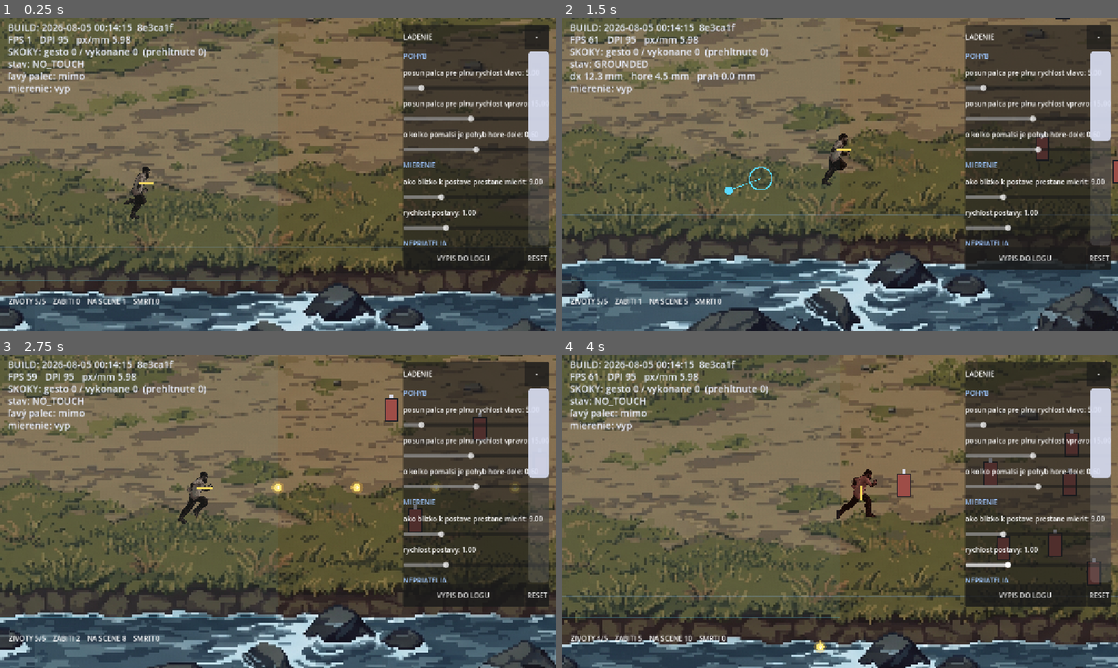
Above: before the commit, frames 1-4 (two rows, left to right).
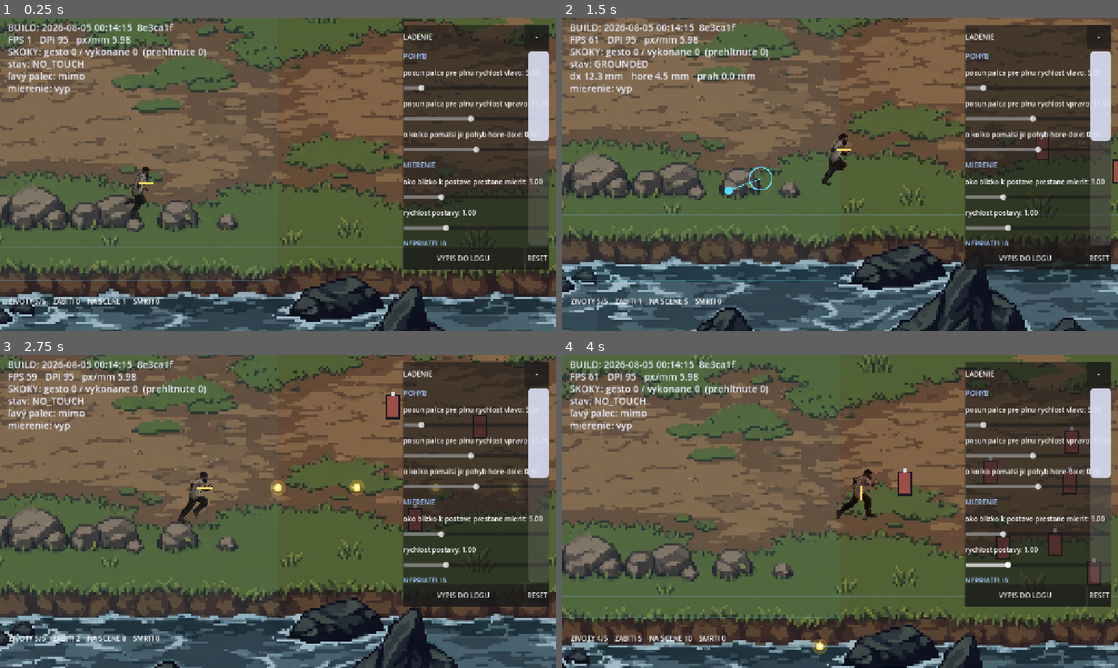
Above: after the commit, the same moments.

Repository: belispav/slavs
Game: Godot game, scene res://scenes/main.tscn
Two runs of this game, one before a commit and one after it. Both use one fixed random seed, a clock stepped at 60 frames per second and the inputs below.
Inputs (mouse positions are in pixels of both pictures, inside the frame that each line leads up to):
- Up to frame 1 (0.25 s): no input
- Up to frame 2 (1.5 s): tap Enter (ui_accept) at 0.5, 0.77 s; move the mouse to (962, 158) at 0.52 s; hold D 0.53-1.25 s; hold Space 0.53-1.25 s; click (962, 158) at 0.67 s; drag from (728, 190) to (823, 155) at 1.27 s
- Up to frame 3 (2.75 s): move the mouse to (333, 442) at 2.02 s; hold A from 2.03 s (still down); hold L from 2.03 s (still down)
- Up to frame 4 (4 s): release A at 2.75 s; release L at 2.75 s; drag from (812, 574) to (1084, 486) at 2.77 s; move the mouse to (1006, 558) at 3.52 s; hold D from 3.53 s (still down); hold K from 3.53 s (still down); tap Enter (ui_accept) at 3.77 s

The runs differ from the first frame. In frame 1, 38% of the frame differs, in the area x 0-100%, y 0-100%; in frame 2, 38%; in frame 3, 39%; in frame 4, 37%.

Commit message:
Weapons hang off the hand bone; backgrounds get a scale to draw to
A weapon pinned over the character as a separate sprite is wrong the moment the
character moves - a matchlock that never comes to the shoulder, a sword that
never swings. The hand is already animated, so a weapon parented to the hand
bone is animated too, for free. blender_attach_weapon.py builds one from boxes
and eight-sided cylinders, which is all that survives 121 pixels, and hangs it
on whichever bone the rig calls its hand.

The order is the opposite of what one expects and worth stating: Mixamo refuses
to rig a model holding anything, so the character is rigged empty-handed, the
animation is downloaded, and the weapon goes on afterwards in Blender. Which
also means the animation has to be a rifle animation for a rifle to sit right.

Backgrounds now carry a scale. The character is 121 pixels for 1.8 metres, so a
metre is 67 pixels and a grass tuft is 27 - and without saying so, generators
draw grass a man could hide in, which is what makes him look like a dwarf on his
own field. The prompt states it in body parts rather than pixels, because that
is what a generator will actually obey.

Bullets are also drawn at the size they hit: the enemy shot was a 52 unit streak
over a hitbox of 6, so a bright bar could pass through the player and do
nothing.

Diff:
--- a/volya/scripts/bullet.gd
+++ b/volya/scripts/bullet.gd
@@ -85,17 +85,23 @@
 
 
 func _draw() -> void:
+	# What is drawn solid is what hits. The enemy shot used to be a 52 unit
+	# streak with a 7 unit head over a hitbox of 6 - a bright bar could pass
+	# straight through the player and do nothing, which reads as broken just as
+	# badly as being hit by nothing.
+	#
+	# Everything beyond the hit radius is now transparent: a tail and a glow,
+	# clearly not the object itself.
 	if hostile:
-		# Big and loud so it never gets lost in the crowd — but the hitbox
-		# stays small, so it still reads as something you can slip past.
-		var back: Vector2 = -dir * 26.0
-		var tip: Vector2 = dir * 26.0
-		draw_line(back, tip, Color(0.10, 0.05, 0.08, 0.85), 13.0)
-		draw_line(back, tip, Color(1.0, 0.40, 0.30), 8.0)
-		draw_line(back * 0.4, tip, Color(1.0, 0.88, 0.70), 3.0)
-		draw_circle(tip, 7.0, Color(1.0, 0.95, 0.85))
+		var tail: Vector2 = -dir * 30.0
+		draw_line(tail, Vector2.ZERO, Color(1.0, 0.45, 0.32, 0.30), 5.0)
+		draw_circle(Vector2.ZERO, HIT_RADIUS_HOSTILE + 3.0,
+			Color(0.10, 0.05, 0.08, 0.55))
+		draw_circle(Vector2.ZERO, HIT_RADIUS_HOSTILE, Color(1.0, 0.42, 0.30))
+		draw_circle(Vector2.ZERO, HIT_RADIUS_HOSTILE * 0.5,
+			Color(1.0, 0.95, 0.85))
 	else:
-		draw_circle(Vector2.ZERO, RADIUS * 1.6, Color(1.0, 0.75, 0.25, 0.30))
+		draw_line(-dir * 16.0, Vector2.ZERO, Color(1.0, 0.85, 0.4, 0.35), 6.0)
+		draw_circle(Vector2.ZERO, HIT_RADIUS_PLAYER, Color(1.0, 0.75, 0.25, 0.28))
 		draw_circle(Vector2.ZERO, RADIUS, Color(1.0, 0.90, 0.45))
 		draw_circle(Vector2.ZERO, RADIUS * 0.45, Color(1.0, 1.0, 0.9))
-		draw_line(-dir * 14.0, Vector2.ZERO, Color(1.0, 0.85, 0.4, 0.45), 6.0)
--- a/volya/scripts/main.gd
+++ b/volya/scripts/main.gd
@@ -23,7 +23,7 @@
 ## second by a character 130 units tall, and there is nowhere to put the feet of
 ## an enemy or the bottom of a cage.
 ##
-const BACKGROUND_PATH := "res://art/env_02.png"
+const BACKGROUND_PATH := "res://art/env_03.png"
 
 ## Which rows of the background picture are open ground, measured from the art
 ## itself. Above them is the palisade and the props stacked against it, below
@@ -34,8 +34,8 @@
 ## the earlier attempts feel wrong - the character could walk into the river.
 ## Rows of env_02 the character's FEET may stand on: the open grass, all of it.
 ##
-## Measured: palisade ends around row 600, grass runs to about 1240, water from
-## about 1252.
+## Measured on env_03: palisade ends around row 560, grass runs to about 1210,
+## the bank and the water from there down.
 ##
 ## Earlier versions cut the band down to leave room on screen for the palisade
 ## above and the river below at the same time. That cannot work here - the grass
@@ -46,8 +46,8 @@
 ## character up and down, so walking to the back of the field brings the
 ## palisade into view and walking to the water brings the water. Each boundary
 ## is seen when it matters, at full height, and the whole grass stays playable.
-const BG_WALK_TOP := 600.0
-const BG_WALK_BOTTOM := 1240.0
+const BG_WALK_TOP := 560.0
+const BG_WALK_BOTTOM := 1210.0
 
 var player            # untyped on purpose: the script is attached at runtime
 var bullets: Array = []
Binary file added: volya/art/env_03.png
Not shown, changed: ref/PROMPTY.md
Not shown, added: tools/blender_attach_weapon.py
